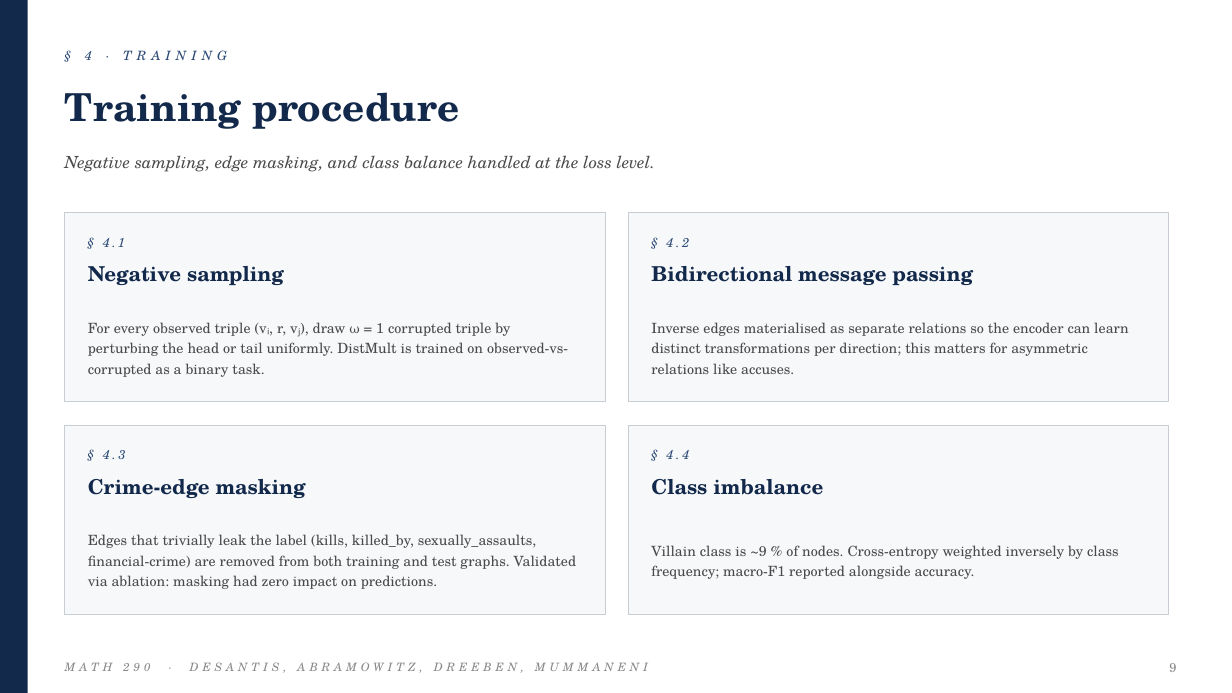
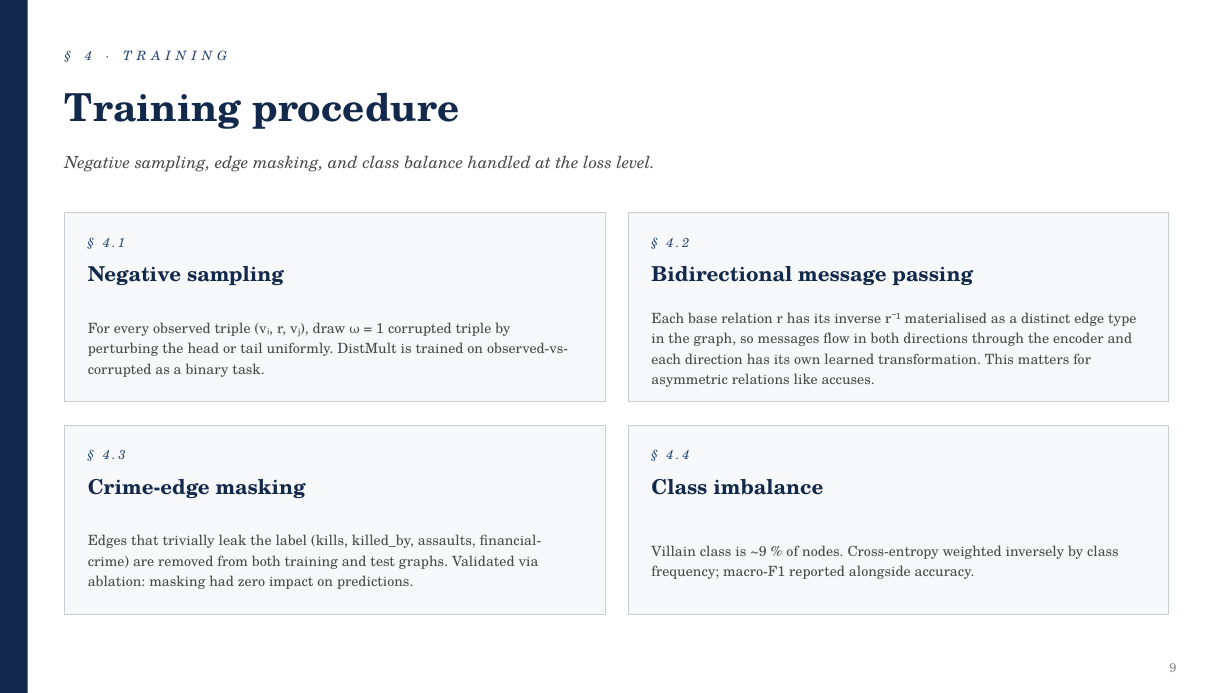
Before and after one commit to abmummaneni/290-Final-Project, a slide deck: slide 9 of RGCN_Academic_Presentation.pptx. Drawn at 1232x693 pixels with LibreOffice and Linux fonts; fonts in the diff are those of the drawing. Boxes give left, top, right and bottom in pixels: in the first picture for what was removed or moved away, otherwise in the second. Text is boxed around its words. In the diff, an @@ line names an element or a change of style, - is before the commit and + after.

```diff
--- a/RGCN_Academic_Presentation.pptx
+++ b/RGCN_Academic_Presentation.pptx
@@ text at <box>651,312,1136,387</box>: text changed @@
-Inverse edges materialised as separate relations so the encoder can learn distinct transformations per direction; this matters for asymmetric relations like accuses.
+Each base relation r has its inverse r⁻¹ materialised as a distinct edge type in the graph, so messages flow in both directions through the encoder and each direction has its own learned transformation. This matters for asymmetric relations like accuses.
@@ text at <box>88,534,542,589</box>: text changed @@
-Edges that trivially leak the label (kills, killed_by, sexually_assaults, financial-crime) are removed from both training and test graphs. Validated via ablation: masking had zero impact on predictions.
+Edges that trivially leak the label (kills, killed_by, assaults, financial-crime) are removed from both training and test graphs. Validated via ablation: masking had zero impact on predictions.
@@ text removed at <box>65,662,648,673</box> @@
-MATH 290 · DESANTIS, ABRAMOWITZ, DREEBEN, MUMMANENI
```
Also in this commit, not shown: 15 other slides changed, 3 slides added, 3 slides removed, 1 other file.
